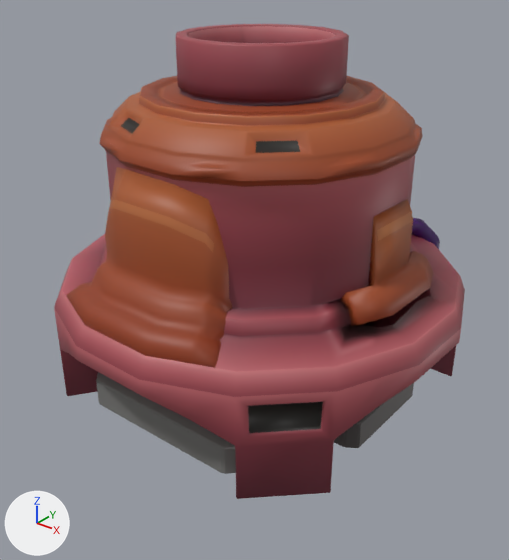
The glTF model to-jam-2026/Models/Thermal Haul_Fuser.glb as it was, and as the next commit left it.
Both versions are drawn from a 50 mm lens placed at (2.58, -3.29, 2.69), pointed at (0.05, -0.12, 0.73). Lighting does not change. The marker at lower left points along +X, +Y and +Z. The older version comes first. Vertices at exactly the same position are counted once.
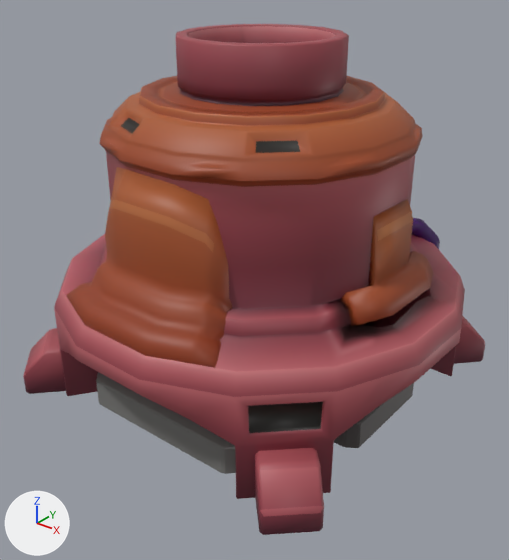
Commit message: Fuser for real this time

Where the change shows, as pixel boxes (x1, y1, x2, y2) in the pictures (509 x 560 px):
```json
{"object": "NurbsPath.005", "change": "reshaped", "before": [54, 24, 465, 499], "after": [23, 24, 485, 535], "on screen": "12% wider, 8% taller"}
{"part": 1, "of": "me_nurbspath_006", "change": "added", "after": [454, 315, 485, 364], "on screen": "brown"}
{"part": 2, "of": "me_nurbspath_006", "change": "added", "after": [255, 448, 324, 535], "on screen": "brown"}
{"part": 3, "of": "me_nurbspath_006", "change": "added", "after": [23, 328, 66, 394], "on screen": "brown"}
```

Edits to the scene script, one JSON object a line:
```json
{"block": "me_nurbspath_006", "where": "# used by ob_nurbspath_005; location = (-1.235, 2.843, -1.004)"}
{"op": "remove", "block": "me_nurbspath_006", "code": "me_nurbspath_006.from_pydata(...)  # 3630 vertices, 7172 faces; spans x -0.06..2.53, y -4.14..-1.4, z 1.0..3.21"}
{"op": "add", "block": "me_nurbspath_006", "code": "me_nurbspath_006.from_pydata(...)  # 3798 vertices, 7492 faces; spans x -0.06..2.53, y -4.14..-1.4, z 1.0..3.21"}
{"block": "me_nurbspath_006", "change": "me_nurbspath_006 part 1: a new loose piece of 42 vertices spanning x 2.0..2.42, y -2.05..-1.62, z 1.0..1.32, in mat_gradiantmap1material (picture img_swatch1)"}
{"block": "me_nurbspath_006", "change": "me_nurbspath_006 part 2: a new loose piece of 42 vertices spanning x 2.0..2.42, y -4.06..-3.64, z 1.0..1.32, in mat_gradiantmap1material (picture img_swatch1)"}
{"block": "me_nurbspath_006", "change": "me_nurbspath_006 part 3: a new loose piece of 42 vertices spanning x 0.05..0.47, y -4.06..-3.64, z 1.0..1.32, in mat_gradiantmap1material (picture img_swatch1)"}
{"block": "me_nurbspath_006", "change": "other edits to the shape of me_nurbspath_006 do not show in these pictures"}
```
